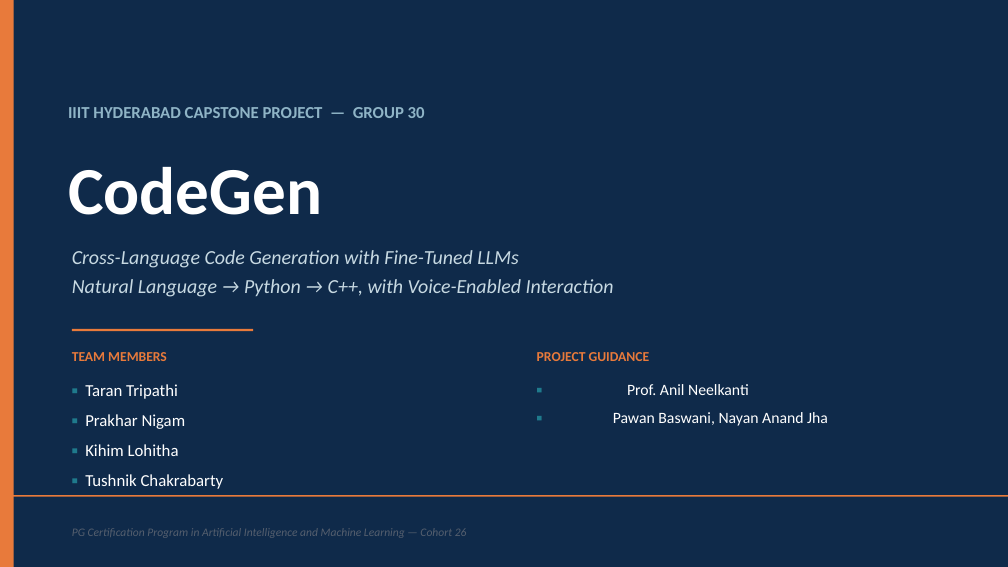
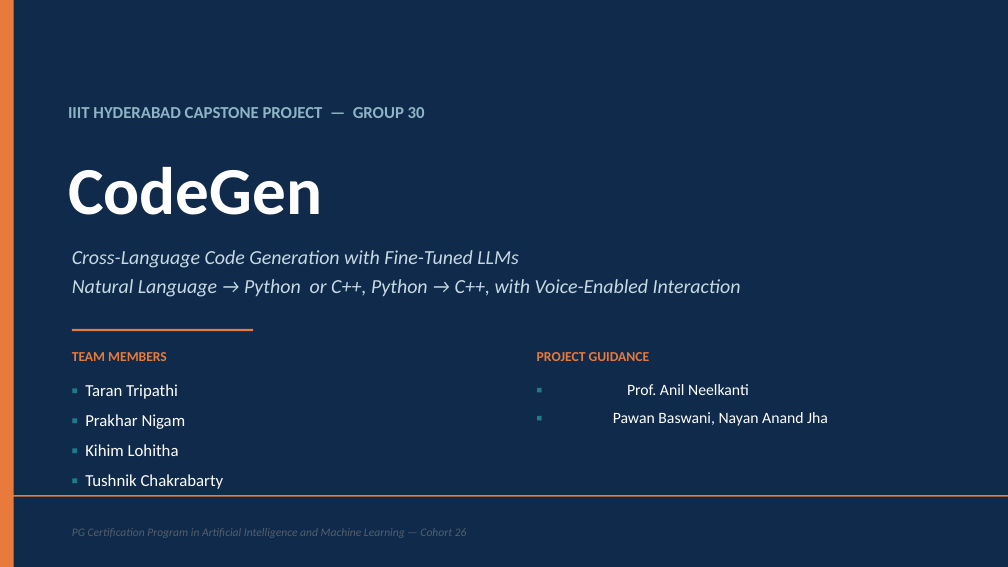
Before and after one commit to nayanjha16/CodeGen-Implementations-May_26, a slide deck: slide 1 of Group-30/Presentation/Group30-CodeGen-Capstone-Presentation.pptx. Drawn at 1008x567 pixels with LibreOffice and Linux fonts; fonts in the diff are those of the drawing. Boxes give left, top, right and bottom in pixels: in the first picture for what was removed or moved away, otherwise in the second. Text is boxed around its words. In the diff, an @@ line names an element or a change of style, - is before the commit and + after.

```diff
--- a/Group-30/Presentation/Group30-CodeGen-Capstone-Presentation.pptx
+++ b/Group-30/Presentation/Group30-CodeGen-Capstone-Presentation.pptx
@@ text at box(72, 250, 741, 297): text changed @@
-Cross-Language Code Generation with Fine-Tuned LLMs
-Natural Language → Python → C++, with Voice-Enabled Interaction
+Cross-Language Code Generation with Fine-Tuned LLMs
+Natural Language → Python or C++, Python → C++, with Voice-Enabled Interaction
```
Also in this commit, not shown: 1 other slide changed, 2 other files.
